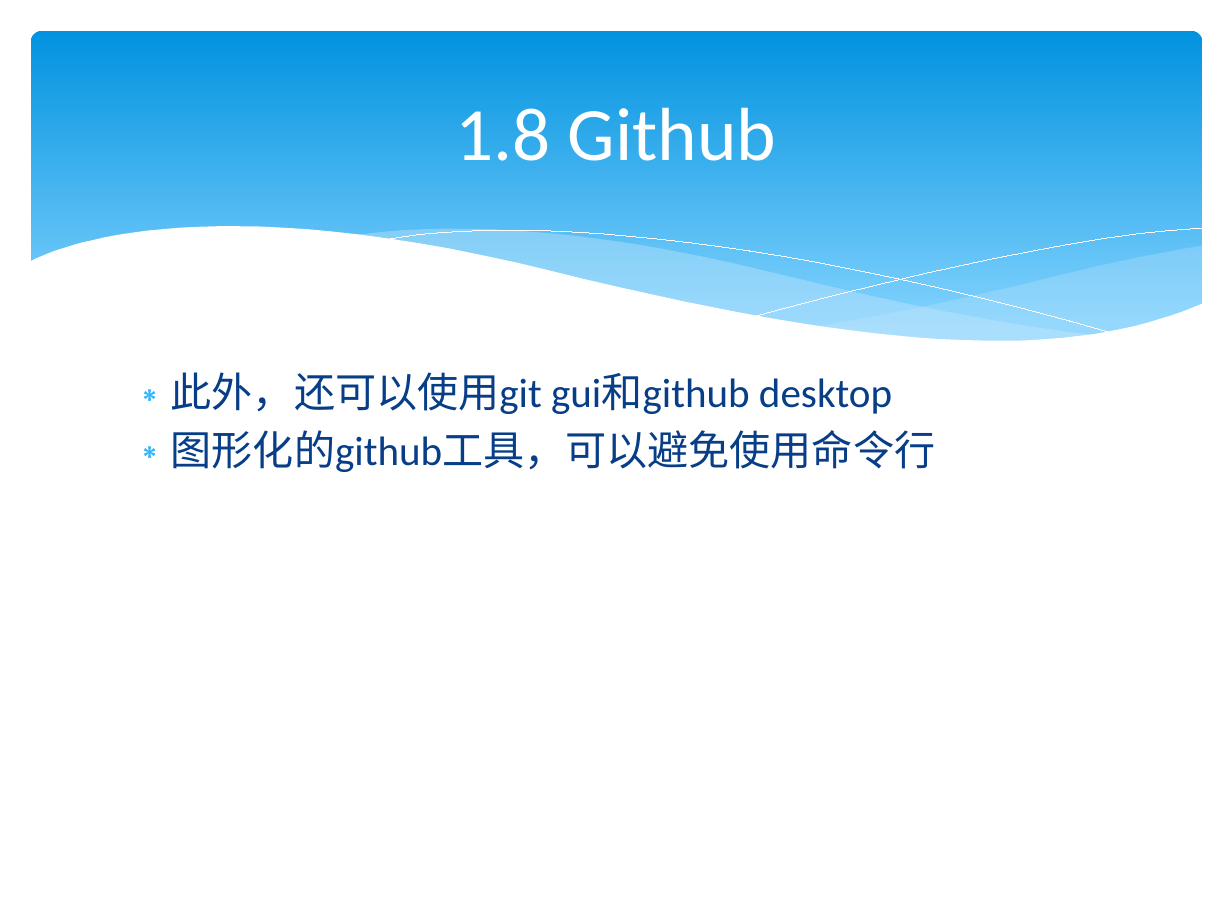
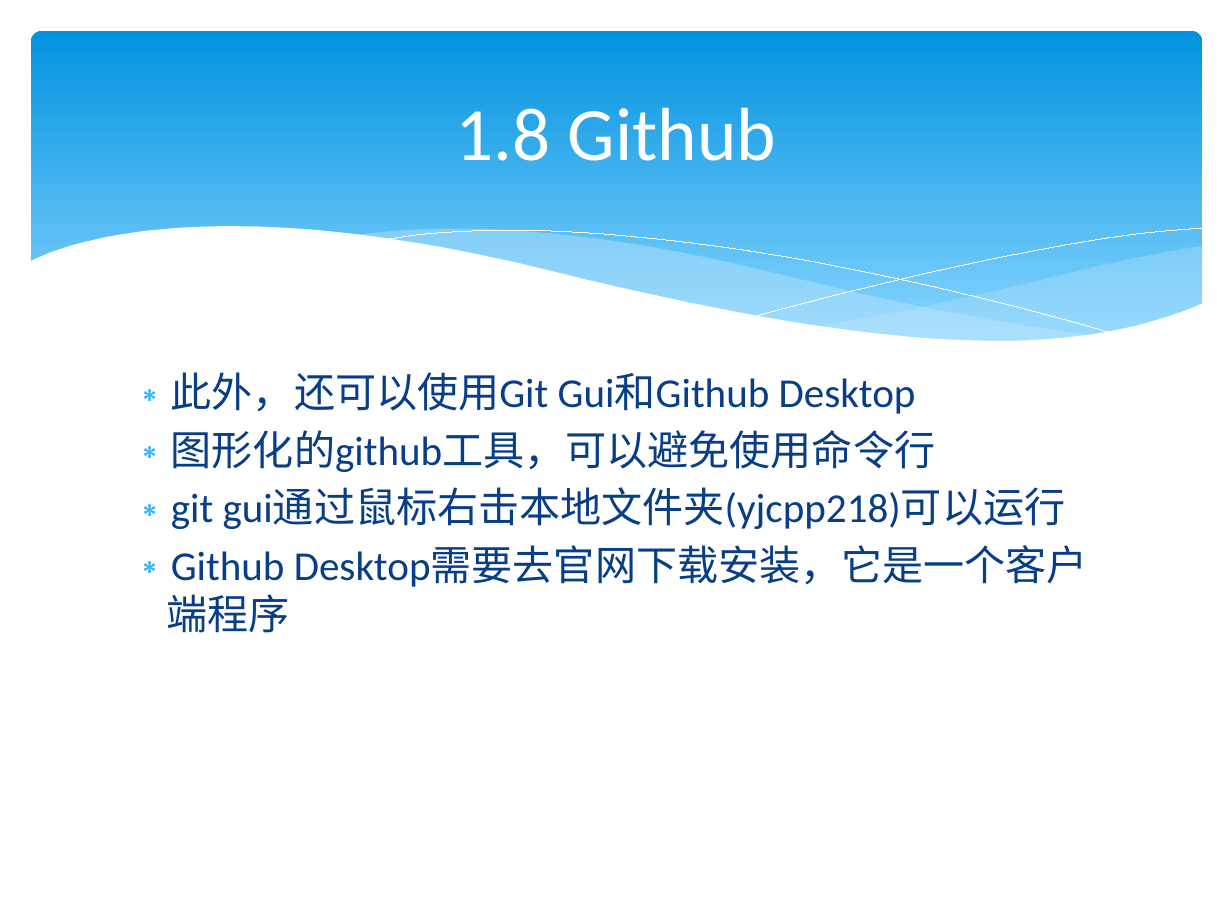
Before and after one commit to lamplight8/cpp, a slide deck: slide 58 of ppt/ch01_绪论_1.pptx. Drawn at 1232x924 pixels with LibreOffice and Linux fonts; fonts in the diff are those of the drawing. Boxes give left, top, right and bottom in pixels: in the first picture for what was removed or moved away, otherwise in the second. Text is boxed around its words. In the diff, an @@ line names an element or a change of style, - is before the commit and + after.

```diff
--- a/ppt/ch01_绪论_1.pptx
+++ b/ppt/ch01_绪论_1.pptx
@@ text at box(171, 372, 916, 414): text changed @@
-∗ 此外，还可以使用git gui和github desktop
+∗ 此外，还可以使用Git Gui和Github Desktop
@@ text at box(167, 489, 1088, 633): paragraphs added @@
+∗ git gui通过鼠标右击本地文件夹(yjcpp218)可以运行
+∗ Github Desktop需要去官网下载安装，它是一个客户端程序
```
Also in this commit, not shown: 27 other slides changed, 4 slides added.
